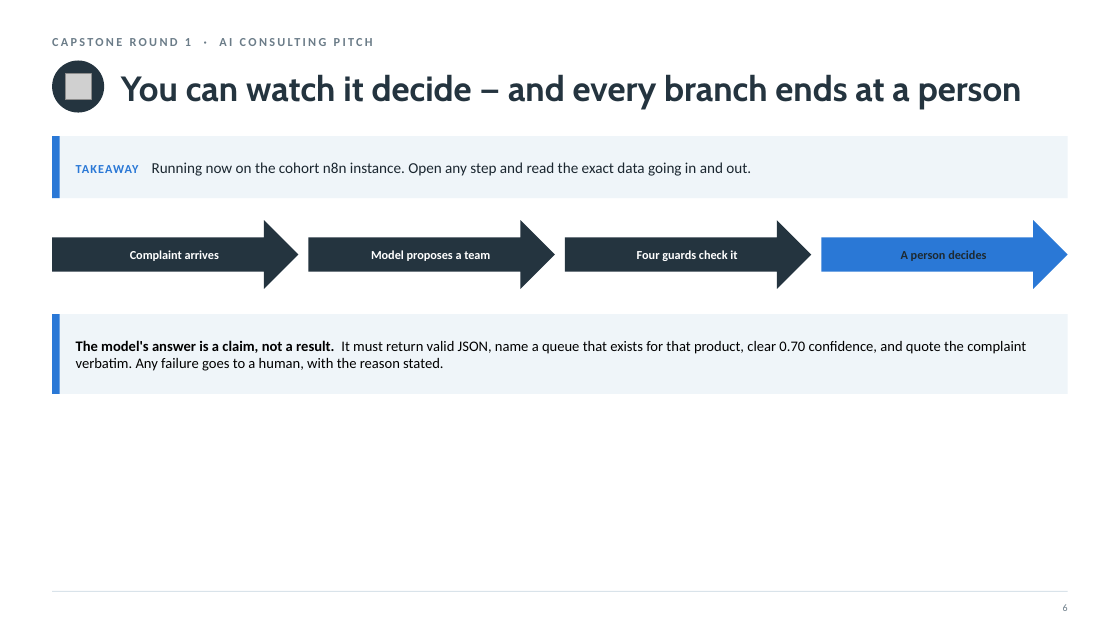
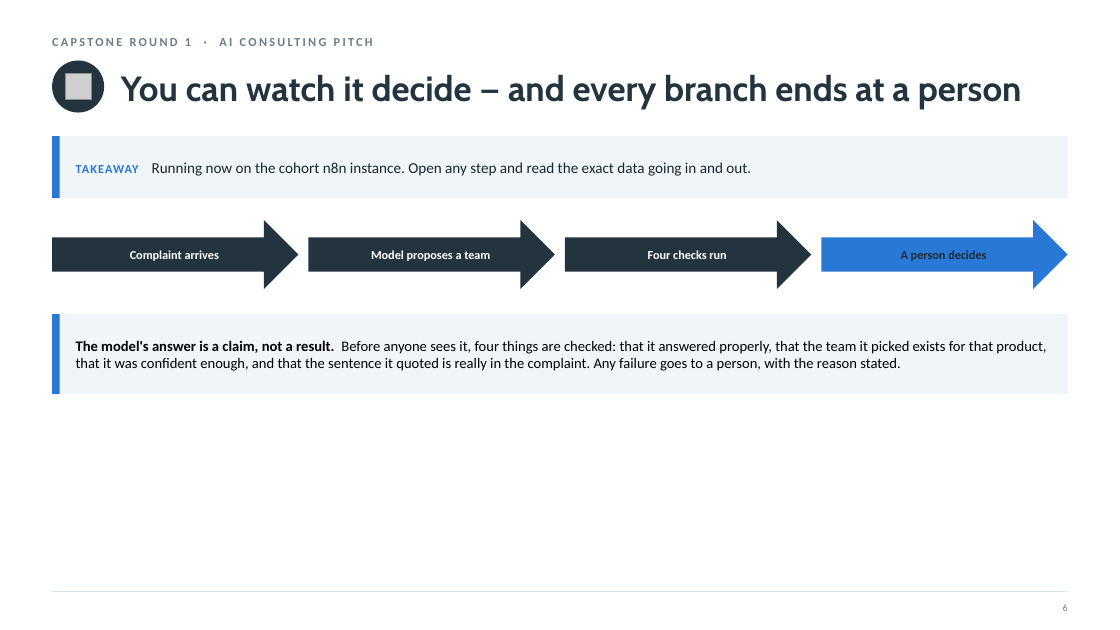
Before and after one commit to nyelugo/PROJECT-Capstone-AI-Consulting, a slide deck: slide 7 of presentation/round1_pitch.pptx. Drawn at 1120x630 pixels with LibreOffice and Linux fonts; fonts in the diff are those of the drawing; grey boxes stand for pictures. Boxes give left, top, right and bottom in pixels: in the first picture for what was removed or moved away, otherwise in the second. Text is boxed around its words. In the diff, an @@ line names an element or a change of style, - is before the commit and + after.

```diff
--- a/presentation/round1_pitch.pptx
+++ b/presentation/round1_pitch.pptx
@@ text at (648, 250, 726, 259): text changed @@
-Four guards check it
+Four checks run
@@ text at (76, 340, 1046, 371): text changed @@
-The model's answer is a claim, not a result. It must return valid JSON, name a queue that exists for that product, clear 0.70 confidence, and quote the complaint verbatim. Any failure goes to a human, with the reason stated.
+The model's answer is a claim, not a result. Before anyone sees it, four things are checked: that it answered properly, that the team it picked exists for that product, that it was confident enough, and that the sentence it quoted is really in the complaint. Any failure goes to a person, with the reason stated.
```
Also in this commit, not shown: 3 other slides changed, 2 other files.
